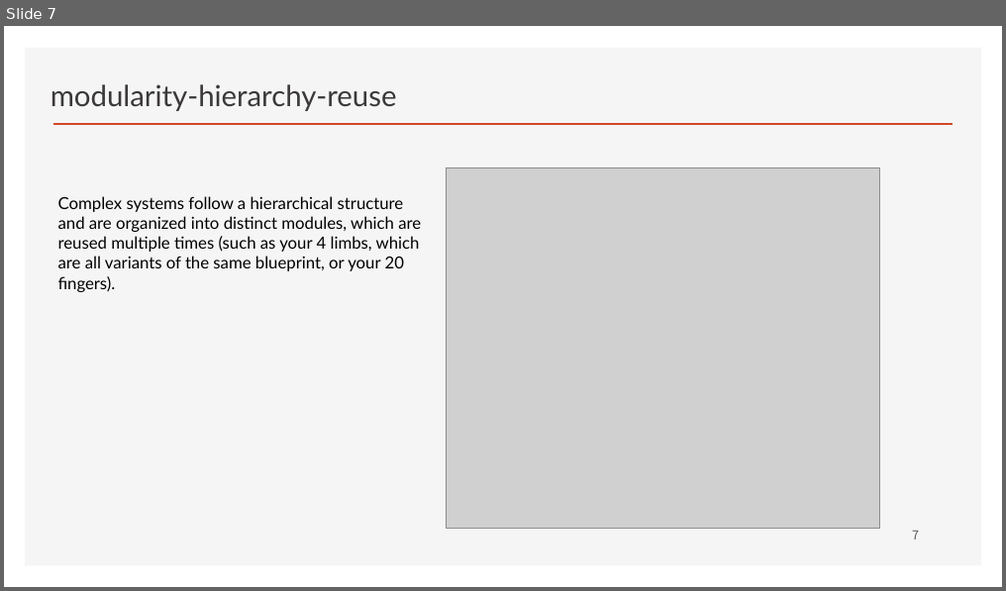
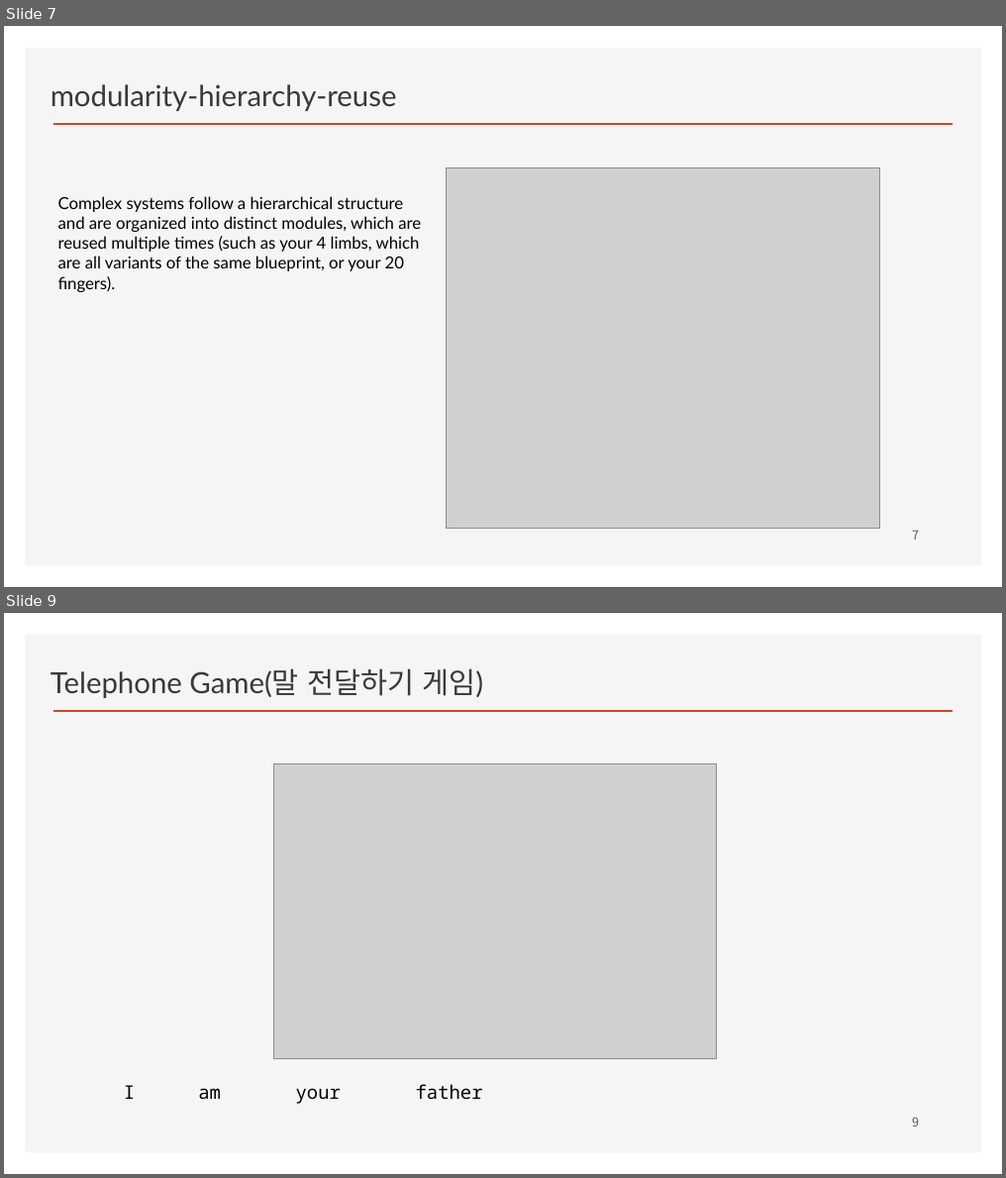
Before and after one commit to ancestor9/2026_Fall_Deep-Learning-with-Python, a slide deck: Chapter 09 ConvNet architecture patterns.pptx. Shown one above the other, each under a label of ours: slide 7 before the commit, slides 7 and 9 after it; the slides between them are not shown. The pictures are 1006x591 and 1006x1178 pixels, drawn with LibreOffice and Linux fonts; fonts in the diff are those of the drawing; grey boxes stand for pictures; background and template pictures are left out. Boxes give left, top, right and bottom in pixels: in the first picture for what was removed or moved away, otherwise in the second. Text is boxed around its words. In the diff, an @@ line names an element or a change of style, - is before the commit and + after.

```diff
--- a/Chapter 09 ConvNet architecture patterns.pptx
+++ b/Chapter 09 ConvNet architecture patterns.pptx
@@ slide 9 added at [4,613,1002,1174], background #FFFFFF; not listed: 2 template elements that a slide beside it also shows @@
@@ text added at [51,668,483,698], 28 pt, text #3B3838 @@
+Telephone Game(말 전달하기 게임)
@@ picture added at [273,763,716,1059] @@
@@ text added at [124,1084,483,1104], 18 pt, text #000000 @@
+I am your father
@@ page number added at [912,1117,919,1127], 12 pt, text #595959 @@
+9
```
Also in this commit, not shown: 10 other slides added.
